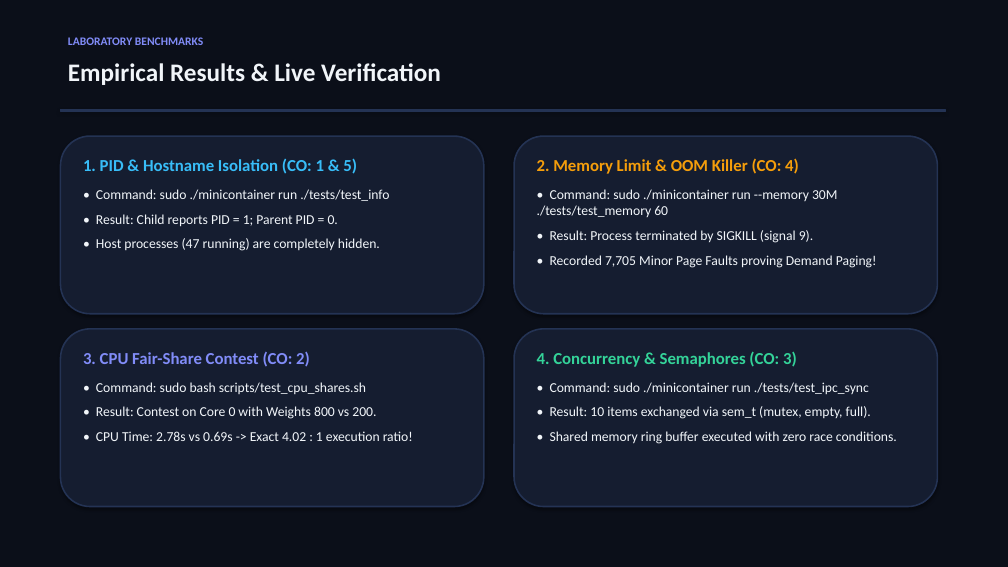
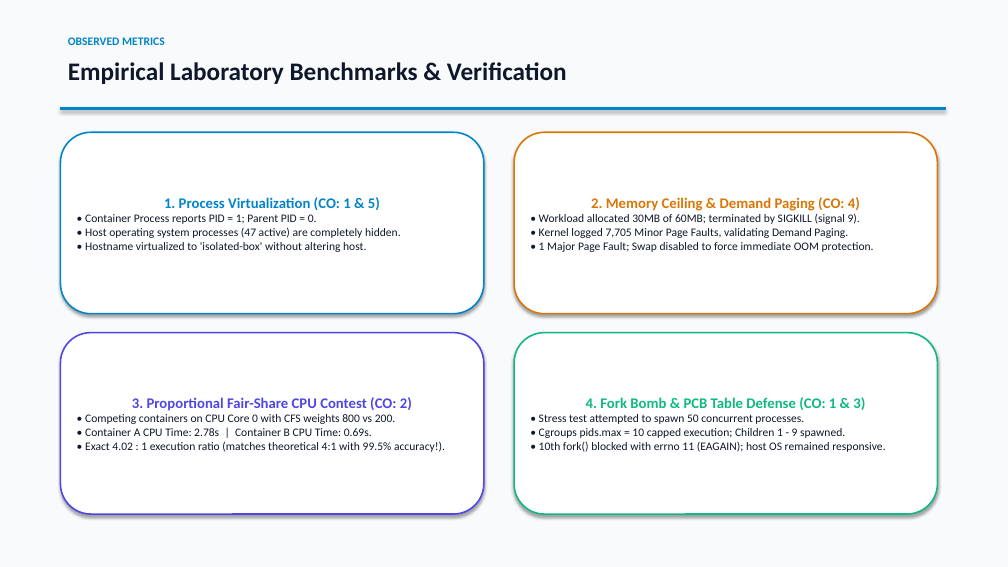
Before and after one commit to THARAKESHA/mini-container, a slide deck: slide 7 of presentation.pptx (slide 6 before the commit). Drawn at 1008x567 pixels with LibreOffice and Linux fonts; fonts in the diff are those of the drawing. Boxes give left, top, right and bottom in pixels: in the first picture for what was removed or moved away, otherwise in the second. Text is boxed around its words. In the diff, an @@ line names an element or a change of style, - is before the commit and + after.

Commit message:
Review: Update presentation to bright clean theme, remove viva slide, add concurrency representations

```diff
--- a/presentation.pptx
+++ b/presentation.pptx
@@ rectangle at [0,0,1008,567]: fill #0B0F19 to #F8FAFC; outline #0B0F19 0.75 pt to #F8FAFC 0.75 pt @@
@@ text added at [68,37,165,45], 11 pt, text #0284C7, bold @@
+OBSERVED METRICS
@@ text at [68,62,567,84]: text changed; size 11 to 24 pt; text colour #818CF8 to #0F172A @@
-LABORATORY BENCHMARKS
+Empirical Laboratory Benchmarks & Verification
@@ text removed at [68,63,441,85] @@
-Empirical Results & Live Verification
@@ rectangle at [60,107,945,110]: fill #243354 to #0284C7; outline #243354 0.75 pt to #0284C7 0.75 pt @@
@@ rounded rectangle "1. Process Virtualization (CO: 1 ...": place and size @@
-rounded rectangle "1. Process Virtualization (CO: 1 ..." at [60,136,484,314]
+rounded rectangle "1. Process Virtualization (CO: 1 ..." at [60,132,484,314]
@@ rounded rectangle "1. Process Virtualization (CO: 1 ..." at [60,132,484,314]: fill #151D30 to #FFFFFF; outline #243354 1.5 pt to #0284C7 1.5 pt @@
@@ rounded rectangle "2. Memory Ceiling & Demand ...": place and size @@
-rounded rectangle "2. Memory Ceiling & Demand ..." at [514,136,938,314]
+rounded rectangle "2. Memory Ceiling & Demand ..." at [514,132,938,314]
@@ rounded rectangle "2. Memory Ceiling & Demand ..." at [514,132,938,314]: fill #151D30 to #FFFFFF; outline #243354 1.5 pt to #D97706 1.5 pt @@
@@ text removed at [83,158,389,251] @@
-1. PID & Hostname Isolation (CO: 1 & 5)
-• Command: sudo ./minicontainer run ./tests/test_info
-• Result: Child reports PID = 1; Parent PID = 0.
-• Host processes (47 running) are completely hidden.
@@ text removed at [537,158,877,268] @@
-2. Memory Limit & OOM Killer (CO: 4)
-• Command: sudo ./minicontainer run --memory 30M ./tests/test_memory 60
-• Result: Process terminated by SIGKILL (signal 9).
-• Recorded 7,705 Minor Page Faults proving Demand Paging!
@@ text in rounded rectangle at [85,197,401,252]: text added @@
+1. Process Virtualization (CO: 1 & 5)
+• Container Process reports PID = 1; Parent PID = 0.
+• Host operating system processes (47 active) are completely hidden.
+• Hostname virtualized to 'isolated-box' without altering host.
@@ text in rounded rectangle at [539,197,874,252]: text added @@
+2. Memory Ceiling & Demand Paging (CO: 4)
+• Workload allocated 30MB of 60MB; terminated by SIGKILL (signal 9).
+• Kernel logged 7,705 Minor Page Faults, validating Demand Paging.
+• 1 Major Page Fault; Swap disabled to force immediate OOM protection.
@@ rounded rectangle removed at [60,329,484,507] @@
@@ rounded rectangle "3. Proportional Fair-Share CPU Contest ...": place and size @@
-rounded rectangle "3. Proportional Fair-Share CPU Contest ..." at [83,351,413,441]
+rounded rectangle "3. Proportional Fair-Share CPU Contest ..." at [60,333,484,514]
@@ rounded rectangle "3. Proportional Fair-Share CPU Contest ..." at [60,333,484,514]: vertical alignment top to middle; fill none to #FFFFFF; outline none to #4F46E5 1.5 pt; shadow on @@
@@ rounded rectangle "4. Fork Bomb & PCB ...": place and size @@
-rounded rectangle "4. Fork Bomb & PCB ..." at [514,329,938,507]
+rounded rectangle "4. Fork Bomb & PCB ..." at [514,333,938,514]
@@ rounded rectangle "4. Fork Bomb & PCB ..." at [514,333,938,514]: fill #151D30 to #FFFFFF; outline #243354 1.5 pt to #10B981 1.5 pt @@
@@ text removed at [537,352,897,444] @@
-4. Concurrency & Semaphores (CO: 3)
-• Command: sudo ./minicontainer run ./tests/test_ipc_sync
-• Result: 10 items exchanged via sem_t (mutex, empty, full).
-• Shared memory ring buffer executed with zero race conditions.
@@ text in rounded rectangle at [85,397,445,452]: text changed; size 13 to 11 pt; text colour #F1F5F9 to #0F172A @@
-3. CPU Fair-Share Contest (CO: 2)
-• Command: sudo bash scripts/test_cpu_shares.sh
-• Result: Contest on Core 0 with Weights 800 vs 200.
-• CPU Time: 2.78s vs 0.69s -> Exact 4.02 : 1 execution ratio!
+3. Proportional Fair-Share CPU Contest (CO: 2)
+• Competing containers on CPU Core 0 with CFS weights 800 vs 200.
+• Container A CPU Time: 2.78s | Container B CPU Time: 0.69s.
+• Exact 4.02 : 1 execution ratio (matches theoretical 4:1 with 99.5% accuracy!).
@@ text in rounded rectangle at [539,397,885,452]: text added @@
+4. Fork Bomb & PCB Table Defense (CO: 1 & 3)
+• Stress test attempted to spawn 50 concurrent processes.
+• Cgroups pids.max = 10 capped execution; Children 1 - 9 spawned.
+• 10th fork() blocked with errno 11 (EAGAIN); host OS remained responsive.
```
Also in this commit, not shown: 6 other slides changed, 1 slide added, 1 slide removed, 3 other files.
